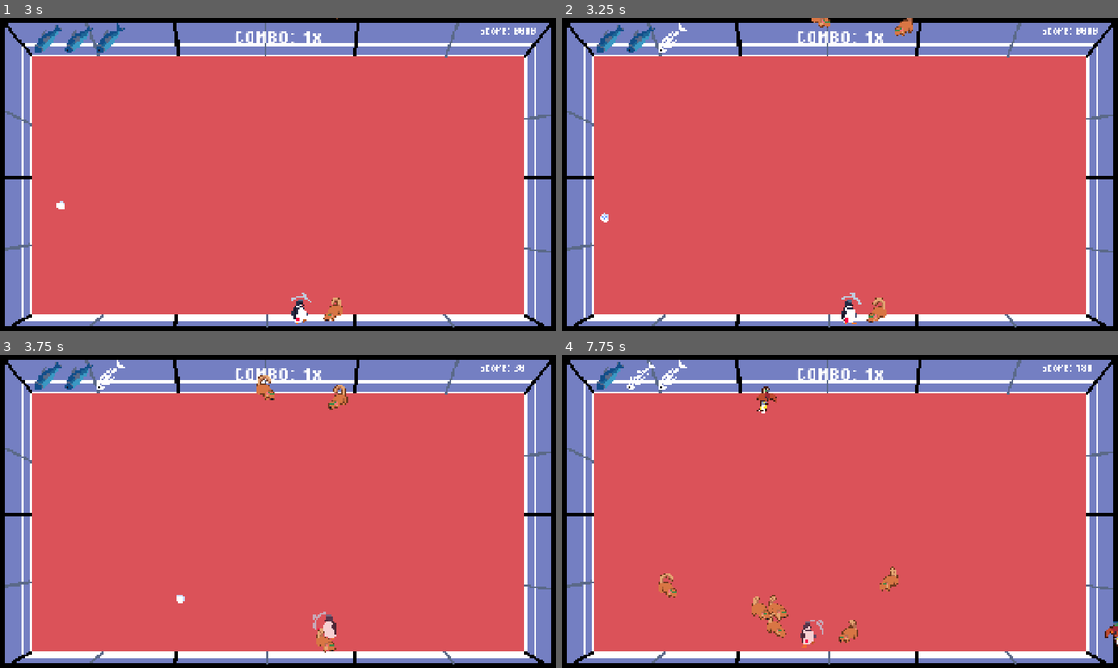
Above: before the commit, frames 1-4 (two rows, left to right).
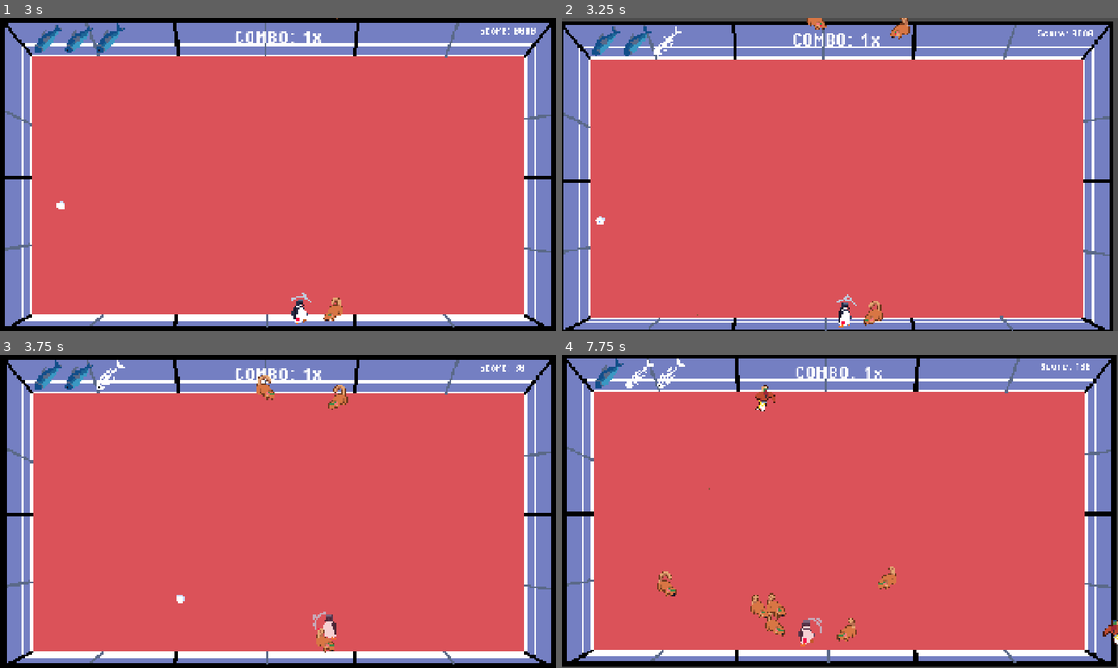
Above: after the commit, the same moments.

Repository: NicholasNg380/PING
Game: Godot game, scene res://scenes/mainScenes/start_screen.tscn
Same seed, same stepped clock (60 frames per second), same inputs: the game is played once before the commit and once after it. The engine's default icon, where the game draws it, is replaced by a stand-in: a white triangle on a blue panel in a dark square. Sound files missing from this copy of the repository are replaced by a short silence.
Inputs (mouse positions are in pixels of both pictures, inside the frame that each line leads up to):
- Up to frame 1 (3 s): tap Enter at 0.5 s; move the mouse to (400, 158) at 0.52 s; hold D (right) 0.53-1.25 s; tap Space (hit) at 0.6, 2 s; click (289, 215) at 1.25 s; move the mouse to (166, 190) at 2.02 s; hold S (down) 2.03-2.78 s; tap Shift (shift) at 2.1 s; move the mouse to (333, 105) at 2.77 s; hold D (right) from 2.78 s (still down); tap 1 at 2.85 s
- Up to frame 2 (3.25 s): keep holding D (right)
- Up to frame 3 (3.75 s): move the mouse to (250, 574) at 3.52 s; release D (right) at 3.53 s; hold W (up) from 3.53 s (still down); tap 2 at 3.6 s
- Up to frame 4 (7.75 s): move the mouse to (1006, 558) at 4.27 s; release W (up) at 4.28 s; hold A (left) 4.28-5.78 s; tap one key every 0.75 s from 4.35 s: 3 4 5 6 7; move the mouse to (673, 464) at 5.02 s; move the mouse to (867, 511) at 5.77 s; hold S (down) 5.78-6.53 s; move the mouse to (756, 433) at 6.52 s; hold D (right) 6.53-7.28 s; move the mouse to (962, 495) at 7.27 s; hold W (up) from 7.28 s (still down)

Frame 1 is identical in both runs. In frame 2, 15% of the frame differs, in the area x 0-100%, y 0-100%; in frame 3, 0.7%; in frame 4, 8.9%.

Commit message:
Added Screenshake on player hit

Diff:
--- a/scenes/mainScenes/Game.tscn
+++ b/scenes/mainScenes/Game.tscn
@@ -5,10 +5,11 @@
 [ext_resource type="PackedScene" uid="uid://biyi27mohykob" path="res://scenes/Stages/stage_1.tscn" id="2_23i5p"]
 [ext_resource type="PackedScene" uid="uid://cufenlfm85bbc" path="res://scenes/mainScenes/UpgradeScreen.tscn" id="3_cpr0p"]
 [ext_resource type="FontFile" uid="uid://bffxar07whxsc" path="res://assets/pixel_operator/PixelOperator-Bold.ttf" id="5_ekv5x"]
+[ext_resource type="Script" uid="uid://b8kg3iivnanvn" path="res://scenes/mainScenes/camera_2d.gd" id="5_ga1gc"]
 [ext_resource type="PackedScene" path="res://scenes/objects/health_bar.tscn" id="6_83o3o"]
 [ext_resource type="PackedScene" path="res://scenes/mainScenes/death_screen.tscn" id="7_1mgfw"]
 [ext_resource type="AudioStream" uid="uid://dqj2pmxlkf6si" path="res://assets/sound/backmusic.ogg" id="8_amdau"]
-[ext_resource type="PackedScene" path="res://scenes/mainScenes/win_game_screen.tscn" id="8_awoay"]
+[ext_resource type="PackedScene" uid="uid://b12hk70caua6a" path="res://scenes/mainScenes/win_game_screen.tscn" id="8_awoay"]
 [ext_resource type="AudioStream" uid="uid://tde63dduaexo" path="res://assets/sound/combo.ogg" id="10_x2hy4"]
 
 [sub_resource type="Curve2D" id="Curve2D_qbsmt"]
@@ -125,6 +126,7 @@
 autostart = true
 
 [node name="Camera2D" type="Camera2D" parent="." unique_id=1918275279]
+script = ExtResource("5_ga1gc")
 
 [node name="UpgradeUI" parent="." unique_id=2110234102 instance=ExtResource("3_cpr0p")]
 visible = false
@@ -197,6 +199,7 @@
 [connection signal="game_over" from="Player" to="." method="_on_player_game_over"]
 [connection signal="increase_combo" from="Player" to="." method="_on_player_increase_combo"]
 [connection signal="reset_combo" from="Player" to="." method="_on_player_reset_combo"]
+[connection signal="took_damage" from="Player" to="Camera2D" method="_on_player_took_damage"]
 [connection signal="update_score" from="Player" to="." method="_on_player_update_score"]
 [connection signal="timeout" from="GameController/SpawnTimer" to="." method="_on_timer_timeout"]
 [connection signal="refresh_health" from="UpgradeUI" to="." method="_on_upgrade_ui_refresh_health"]
--- /dev/null
+++ b/scenes/mainScenes/camera_2d.gd
@@ -0,0 +1,24 @@
+extends Camera2D
+
+@export var randomStrength: float = 30.0
+@export var shakeFade: float = 5
+
+var rng = RandomNumberGenerator.new()
+
+var shake_strength: float = 0.0
+
+func apply_shake():
+	shake_strength = randomStrength
+
+func _process(delta):
+	if shake_strength > 0:
+		shake_strength = lerpf(shake_strength, 0, shakeFade * delta)
+
+		offset = random_offset()
+
+func random_offset() -> Vector2:
+	return Vector2(rng.randf_range(-shake_strength, shake_strength), rng.randf_range(-shake_strength, shake_strength))
+
+
+func _on_player_took_damage() -> void:
+	apply_shake()
--- a/scripts/playerScripts/player.gd
+++ b/scripts/playerScripts/player.gd
@@ -57,6 +57,7 @@
 
 signal update_stats
 signal dashed
+signal took_damage
 
 signal game_over
 signal update_score(score: int)
@@ -105,6 +106,7 @@
 func take_player_damage():
 	penguin_hit.play()
 	health -= 1
+	took_damage.emit()
 	health_bar.update_health(health)
 	if (health <= 0):
 		game_over.emit()
Not shown, added: scenes/mainScenes/camera_2d.gd.uid
